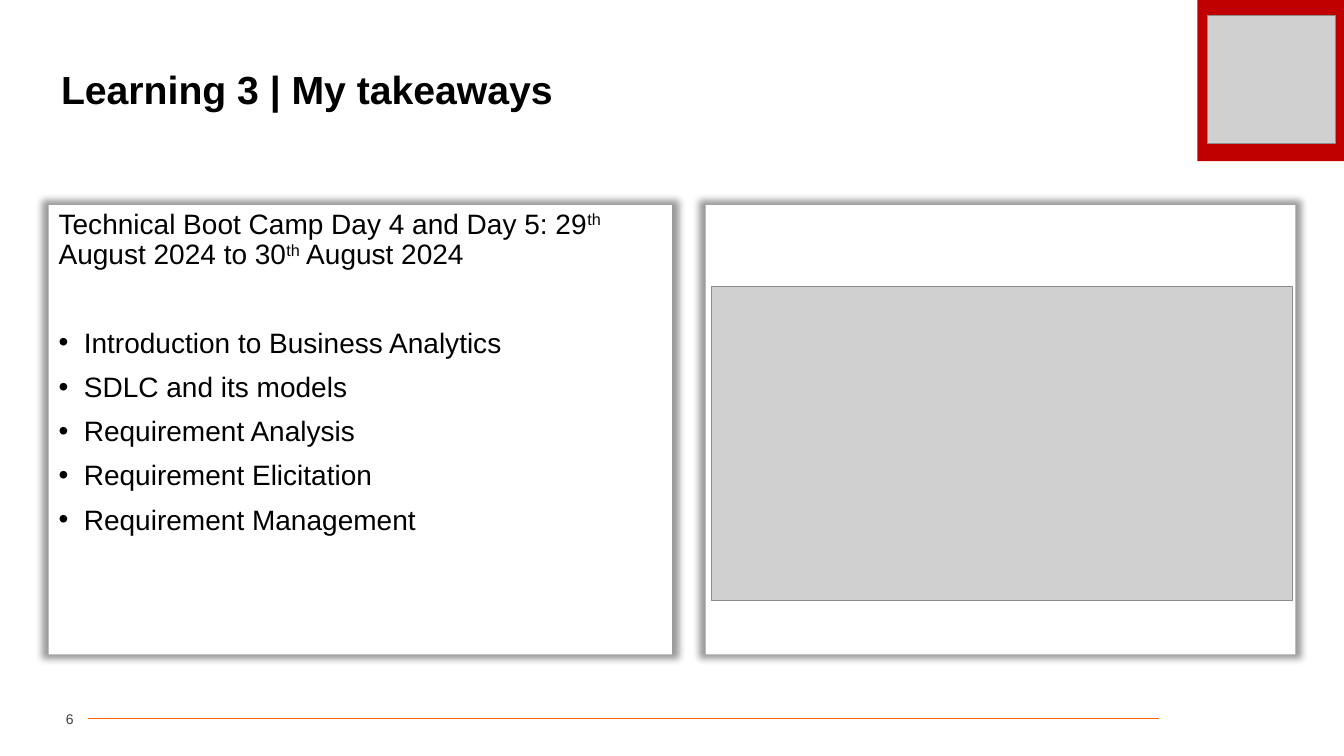
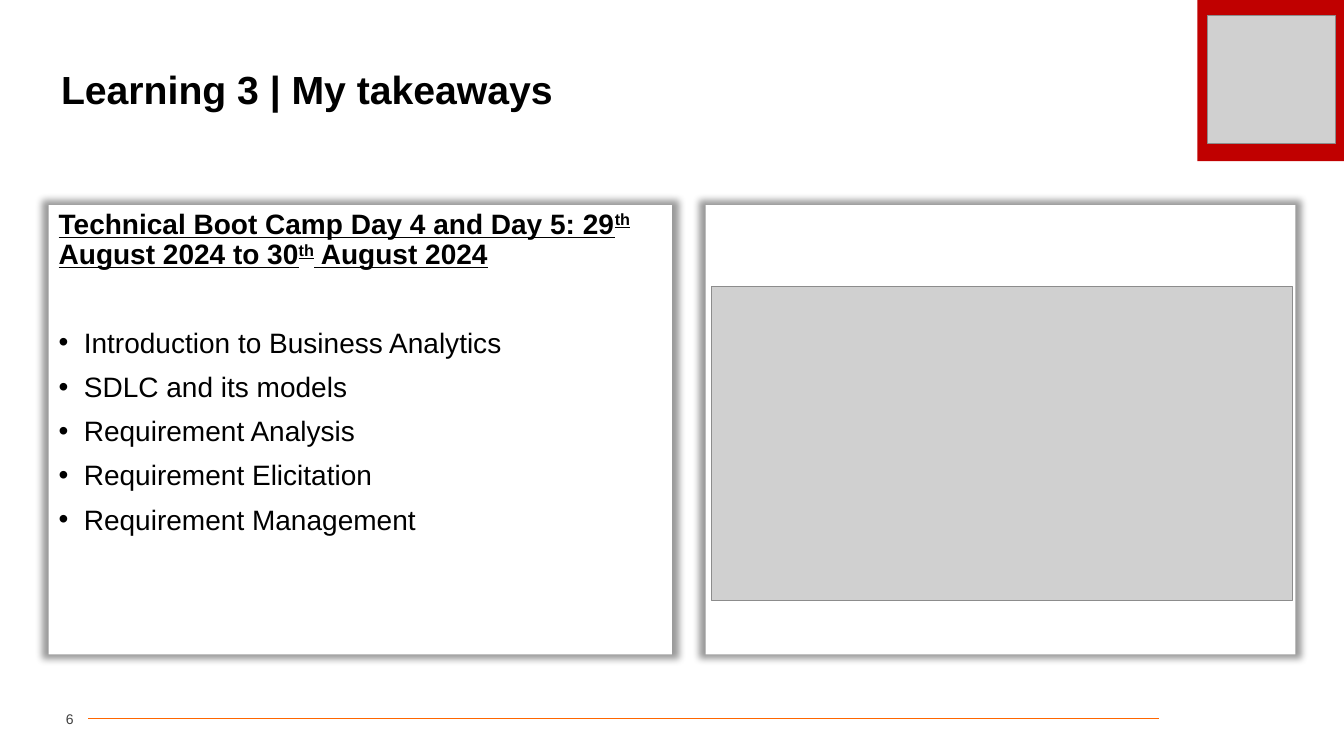
Before and after one commit to mrigaarora/Unext.TechBootcamp, a slide deck: slide 6 of JourneyPPT1.MrigaArora.pptx. Drawn at 1344x756 pixels with LibreOffice and Linux fonts; fonts in the diff are those of the drawing; grey boxes stand for pictures; background and template pictures are left out. Boxes give left, top, right and bottom in pixels: in the first picture for what was removed or moved away, otherwise in the second. Text is boxed around its words. In the diff, an @@ line names an element or a change of style, - is before the commit and + after.

```diff
--- a/JourneyPPT1.MrigaArora.pptx
+++ b/JourneyPPT1.MrigaArora.pptx
@@ text in rectangle at (x1=59, y1=213, x2=575, y2=269): bold on, underline on in "Technical Boot Camp Day 4 and Day ..." @@
```
